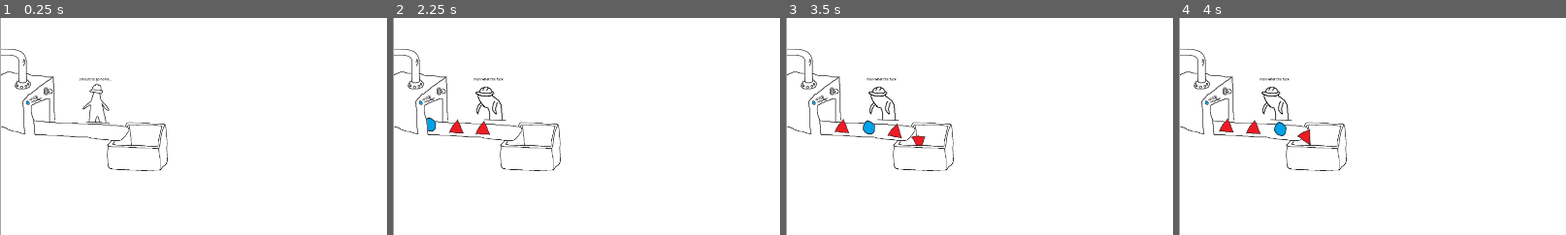
Above: before the commit, frames 1-4 (left to right).
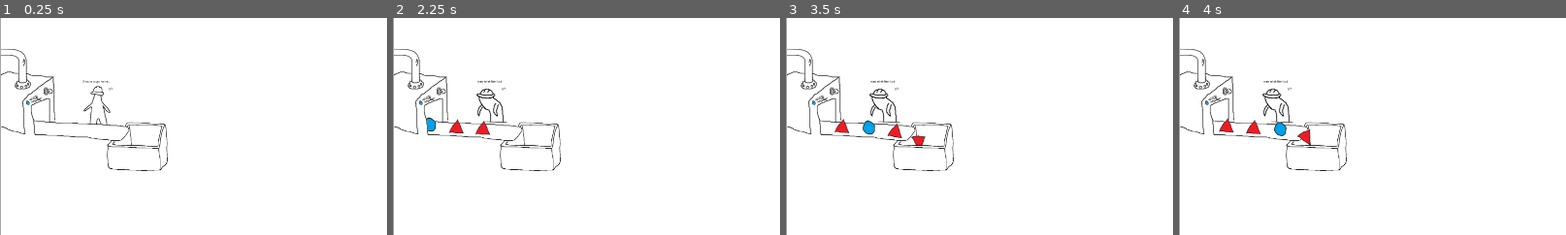
Above: after the commit, the same moments.

Repository: Codi-Cuinat/triangle-factory-game
Game: Godot game, scene res://Main.tscn
Same seed, same stepped clock (60 frames per second), same inputs: the game is played once before the commit and once after it.
Inputs (mouse positions are % of the whole screen's width and height, from its top left):
- Up to frame 1 (0.25 s): no input
- Up to frame 2 (2.25 s): tap Enter at 0.5 s; move the mouse to (72, 45) at 0.52 s; click (72, 45) at 0.67 s; move the mouse to (7, 25) at 1.27 s; click (7, 25) at 1.42 s; move the mouse to (7, 25) at 2.02 s; click (7, 25) at 2.17 s
- Up to frame 3 (3.5 s): move the mouse to (7, 25) at 2.77 s; click (7, 25) at 2.92 s
- Up to frame 4 (4 s): move the mouse to (7, 25) at 3.52 s; click (7, 25) at 3.67 s
The pictures show only the part of the screen within x 0-50%, y 0-50%; the shares and areas given below are measured in that part.

The runs differ from the first frame. In frame 1, 0.6% of the frame differs, in the area x 20-30%, y 27-50%; in frame 2, 0.7%, in the area x 20-30%, y 27-49%; in frame 3, 0.7%; in frame 4, 0.7%.

Commit message:
feat: afegir experiencia i nivells als treballadors

Diff:
--- a/Main.tscn
+++ b/Main.tscn
@@ -18,4 +18,4 @@
 worker = NodePath("Worker")
 
 [node name="Worker" parent="Generador" instance=ExtResource("3_3sdng")]
-position = Vector2(471.885, 277.854)
+position = Vector2(476.835, 287.753)
--- a/generador.gd
+++ b/generador.gd
@@ -29,7 +29,7 @@
 func _on_unexpected_piece_removed(piece: Piece):
 	# TODO: cal mirar si la peça es del grup de les unexpected, segurament segons el nom de expected_piece name o aixi.
 	# De fet la propipa peca ens pot dir si es o no expected potser, marcantla amb piece.unexpected per exemple?
-	worker.increase_removed_unexpected_pieces()
+	worker._on_removed_unexpected_pieces()
 	piece.queue_free()
 	unexpected_piece_active = false # Permitir que se genere otra pieza inesperada en el futuro
 
--- a/worker.gd
+++ b/worker.gd
@@ -6,25 +6,28 @@
 const WORKER_BY_LVL = {
 	0: {
 		"sentence": "man what the fuck",
-		"texture": preload("res://Assets/Worker Tired.png")
+		"texture": preload("res://Assets/Worker Tired.png"),
+		"lvlUpReqExp": 5
 	},
 	1: {
+		"sentence": "i guess we doing circles now",
+		"texture": preload("res://Assets/Worker Guess.png"),
+		"lvlUpReqExp": 6
+	},
+	2: {
 		"sentence": "a circle?? in the triangle factory?? how queer!!\nive never seen such a thing- i must inquire about\n this further with my supervisor post-hastel!!",
 		"texture": preload("res://Assets/Worker Good.png")
-
-	},
-	2: {
-		"sentence": "i guess we doing circles now",
-		"texture": preload("res://Assets/Worker Guess.png")
 	}
 }
 
 var default_texture: Texture;
-var experience_level: int = 0
+var level: int = 0
+var experience: int = 0
 var removed_unexpected_pieces: int = 0
 
 # Called when the node enters the scene tree for the first time.
 func _ready() -> void:
+	update_experience_label()
 	default_texture = $Sprite2D.texture
 
 # Llamada cuando aparece una pieza inesperada
@@ -32,19 +35,25 @@
 	#TODO: S'ha de millorar, surtiran bugs per temes de timmings, seria millor que mentre hi hagi
 	# una unexpected piece surti el missatge, a la que desapareix aquesta desapareixi el missatge, i
 	# no fer-ho per temps
-	$Sprite2D.texture = WORKER_BY_LVL[experience_level].texture
-	status_label.text = WORKER_BY_LVL[experience_level].sentence
+	$Sprite2D.texture = WORKER_BY_LVL[level].texture
+	status_label.text = WORKER_BY_LVL[level].sentence
 	# Espeera 3 segons i reinica estats inicials
 	await get_tree().create_timer(3).timeout
 	status_label.text = ""
 	$Sprite2D.texture = default_texture
 
-func increase_removed_unexpected_pieces() -> void:
+func _on_removed_unexpected_pieces() -> void:
 	removed_unexpected_pieces += 1
-	if (removed_unexpected_pieces % 2 == 0): # Cada 2 peçes puja el lvl per debugar, shaura dincrementar una mica la expriencia
-		increase_experience()
+	#if (removed_unexpected_pieces % 2 == 0): # Cada 2 peçes puja el lvl per debugar, shaura dincrementar una mica la expriencia
+	increase_experience()
 
 func increase_experience():
-	experience_level += 1
-	if experience_level > 2:
-		experience_level = 2
+	experience += 1
+	if level <= WORKER_BY_LVL.size() and experience >= WORKER_BY_LVL[level].lvlUpReqExp:
+		level += 1
+	update_experience_label()
+
+
+func update_experience_label():
+	var nextRequiredExp = WORKER_BY_LVL[level+1].lvlUpReqExp if WORKER_BY_LVL.size() <= level else WORKER_BY_LVL[level].lvlUpReqExp
+	$LabelExperience.text = str(experience) + "/" + str(nextRequiredExp)
--- a/worker.tscn
+++ b/worker.tscn
@@ -1,7 +1,8 @@
-[gd_scene load_steps=3 format=3 uid="uid://bisa8biax4pw7"]
+[gd_scene load_steps=4 format=3 uid="uid://bisa8biax4pw7"]
 
 [ext_resource type="Script" path="res://worker.gd" id="1_vrmix"]
 [ext_resource type="Texture2D" uid="uid://lpbbnh2rtpks" path="res://Assets/Worker Guess.png" id="2_5678n"]
+[ext_resource type="FontFile" uid="uid://crapebg202g5o" path="res://Assets/Fonts/calibri-regular.ttf" id="3_w1o0r"]
 
 [node name="Worker" type="Node2D"]
 script = ExtResource("1_vrmix")
@@ -15,6 +16,16 @@
 offset_right = 124.0
 offset_bottom = -111.0
 theme_override_colors/font_color = Color(0, 0, 0, 1)
+theme_override_fonts/font = ExtResource("3_w1o0r")
 text = "3 hours to go home..."
 horizontal_alignment = 1
 vertical_alignment = 2
+
+[node name="LabelExperience" type="Label" parent="."]
+offset_left = 56.0
+offset_top = -91.0
+offset_right = 96.0
+offset_bottom = -68.0
+theme_override_colors/font_color = Color(0, 0, 0, 1)
+theme_override_fonts/font = ExtResource("3_w1o0r")
+text = "0/0"
Binary file added: Assets/Fonts/calibri-bold-italic.ttf
Not shown, added: Assets/Fonts/calibri-bold-italic.ttf.import
Binary file added: Assets/Fonts/calibri-bold.ttf
Not shown, added: Assets/Fonts/calibri-bold.ttf.import
Binary file added: Assets/Fonts/calibri-italic.ttf
Not shown, added: Assets/Fonts/calibri-italic.ttf.import
Binary file added: Assets/Fonts/calibri-regular.ttf
Not shown, added: Assets/Fonts/calibri-regular.ttf.import
